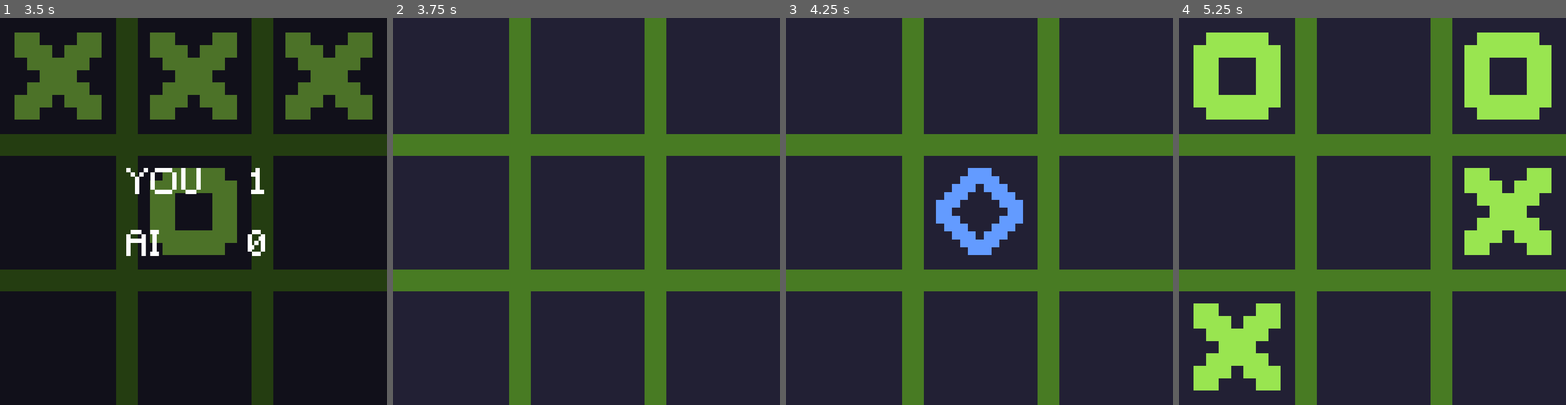
Above: before the commit, frames 1-4 (left to right).
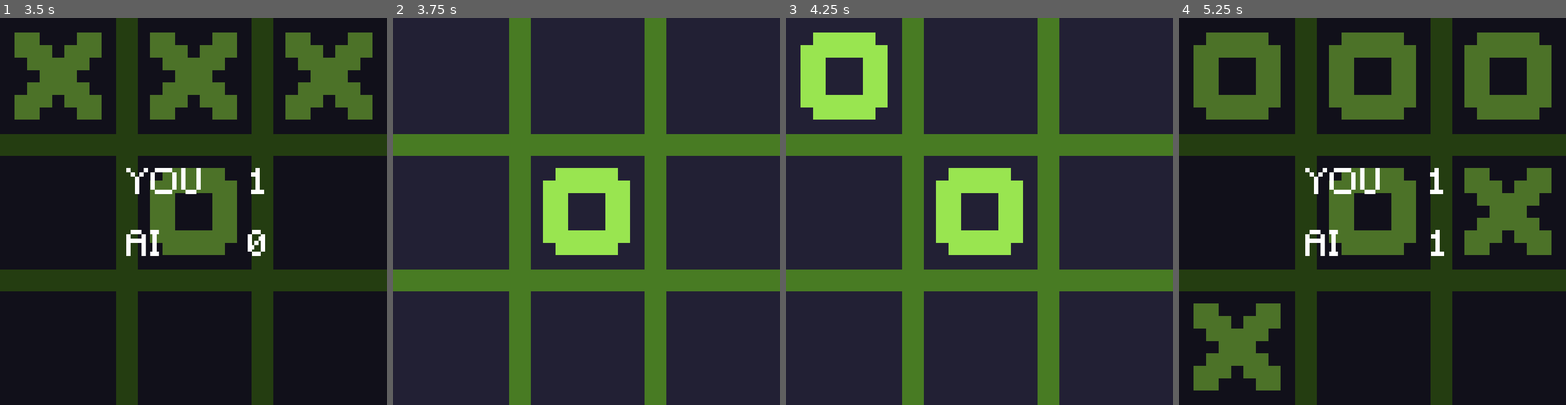
Above: after the commit, the same moments.

Repository: enchantmenttable/tic-tac-toe-godot
Game: Godot game, scene res://scenes/Game.tscn
Same seed, same stepped clock (60 frames per second), same inputs: the game is played once before the commit and once after it.
Inputs (mouse positions are in pixels of both pictures, inside the frame that each line leads up to):
- Up to frame 1 (3.5 s): tap Enter at 0.5, 2 s; move the mouse to (58, 76) at 0.52 s; click (58, 76) at 0.67 s; tap Space at 1.25, 2.75 s; move the mouse to (193, 76) at 1.27 s; click (193, 76) at 1.42 s; move the mouse to (328, 76) at 2.02 s; click (328, 76) at 2.17 s; move the mouse to (58, 211) at 2.77 s; click (58, 211) at 2.92 s
- Up to frame 2 (3.75 s): tap Enter at 3.5 s; move the mouse to (586, 211) at 3.52 s; click (586, 211) at 3.67 s
- Up to frame 3 (4.25 s): no input
- Up to frame 4 (5.25 s): move the mouse to (1507, 211) at 4.27 s; click (1507, 211) at 4.42 s; tap Space at 5 s; move the mouse to (1237, 346) at 5.02 s; click (1237, 346) at 5.17 s

Frame 1 is identical in both runs. In frame 2, 3.7% of the frame differs, in the area x 38-62%, y 38-62%; in frame 3, 7.6%; in frame 4, 100%, in the area x 0-100%, y 0-100%.

Commit message:
update game logic

Diff:
--- a/project.godot
+++ b/project.godot
@@ -15,7 +15,7 @@
 
 [application]
 
-config/name="Tic Tac Toe"
+config/name="Tic Tac Toe Plus"
 run/main_scene="res://scenes/Game.tscn"
 config/icon="res://icon.png"
 
@@ -23,6 +23,7 @@
 
 window/size/width=800
 window/size/height=800
+window/name="Tic Tac Toe"
 
 [rendering]
 
--- a/scenes/Game.tscn
+++ b/scenes/Game.tscn
@@ -118,7 +118,7 @@
 "_edit_use_anchors_": false
 }
 
-[node name="Mask2" type="ColorRect" parent="Menu/Draw"]
+[node name="Mask" type="ColorRect" parent="Menu/Draw"]
 margin_right = 800.0
 margin_bottom = 800.0
 color = Color( 0, 0, 0, 0.501961 )
--- a/scripts/Game.gd
+++ b/scripts/Game.gd
@@ -4,6 +4,8 @@
 
 var human_score = 0
 var comp_score = 0
+var win_line = []
+var comp_turn = false
 
 
 func _ready():
@@ -37,11 +39,20 @@
 				board[move[0]][move[1]] = HUMAN
 
 
-func update_board_render(x, y):
+func update_grid_render(x, y, player):
+	var select_option
+	var texture
+	match player:
+		COMP:
+			select_option = true
+			texture = o_texture
+		0:
+			select_option = false
+			texture = null
 	for i in range(1, 10):
 		if moves[i] == [x, y]:
-			get_node("Grid/POS" + str(i) + "/x_o").set_texture(o_texture)
-			get_node("Grid/POS" + str(i)).spr_selected = true
+			get_node("Grid/POS" + str(i) + "/x_o").set_texture(texture)
+			get_node("Grid/POS" + str(i)).spr_selected = select_option
 
 
 func wins(state, player):
@@ -55,7 +66,18 @@
 		[state[0][2], state[1][1], state[2][0]],
 		[state[2][2], state[1][1], state[0][0]]
 	]
+	var win_line_indices = [
+		[[0, 0], [0, 1], [0, 2]],
+		[[1, 0], [1, 1], [1, 2]],
+		[[2, 0], [2, 1], [2, 2]],
+		[[0, 0], [1, 0], [2, 0]],
+		[[0, 1], [1, 1], [2, 1]],
+		[[0, 2], [1, 2], [2, 2]],
+		[[0, 2], [1, 1], [2, 0]],
+		[[2, 2], [1, 1], [0, 0]]
+	]
 	if [player, player, player] in win_states:
+		win_line = win_line_indices[win_states.find([player, player, player])]
 		return true
 	else:
 		return false
@@ -170,7 +192,8 @@
 		y = move[1]
 
 	set_move(x, y, COMP)
-	update_board_render(x, y)
+	update_grid_render(x, y, COMP)
+	comp_turn = false
 
 
 func score_board(player):
@@ -183,33 +206,41 @@
 	$Menu/Score.show()
 
 
-func draw_msg():
-	$Menu/Draw.show()
-
-
 func update():
 	update_board_array()
-	ai_turn()
-	print(len(empty_cells(board)))
+	if comp_turn:
+		ai_turn()
 	if wins(board, HUMAN):
 		score_board(HUMAN)
 		yield(get_tree().create_timer(1.5), "timeout")
-		restart()
+		clear_line(win_line)
+
 	elif wins(board, COMP):
 		score_board(COMP)
 		yield(get_tree().create_timer(1.5), "timeout")
-		restart()
+		clear_line(win_line)
+
 	elif len(empty_cells(board)) == 0:
-		draw_msg()
+		$Menu/Draw.show()
 		yield(get_tree().create_timer(1.5), "timeout")
-		restart()
-
-
-func restart():
-	var poses = $Grid.get_children()
-	for pos in poses:
-		pos.get_node("x_o").texture = null
-		pos.spr_selected = false
-	board = [[0, 0, 0], [0, 0, 0], [0, 0, 0]]
+		clear_all()
+
 	$Menu/Draw.hide()
 	$Menu/Score.hide()
+
+	if comp_turn:
+		yield(get_tree().create_timer(0.5), "timeout")
+		ai_turn()
+
+
+func clear_all():
+	for x in range(3):
+		for y in range(3):
+			board[x][y] = 0
+			update_grid_render(x, y, 0)
+
+
+func clear_line(line):
+	for coordinate in line:
+		board[coordinate[0]][coordinate[1]] = 0
+		update_grid_render(coordinate[0], coordinate[1], 0)
--- a/scripts/SelectableArea.gd
+++ b/scripts/SelectableArea.gd
@@ -25,4 +25,5 @@
 			spr_selected = true
 			$Hover.hide()
 			$x_o.set_texture(x)
+			game.comp_turn = true
 			game.update()
Binary file added: new_assets/bg.png
Not shown, added: new_assets/bg.png.import
Binary file removed: new_assets/hover.ase
Binary file removed: new_assets/o.ase
Binary file removed: new_assets/win_line.ase
Binary file removed: new_assets/win_line_diag1.ase
Binary file removed: new_assets/x.ase
Binary file removed: screenshot.png
Binary file removed: screenshot2.png
Not shown, changed: .gitignore
Not shown, removed: README.md
Not shown, changed: Tic Tac Toe.exe
(and 1 more such lines)
